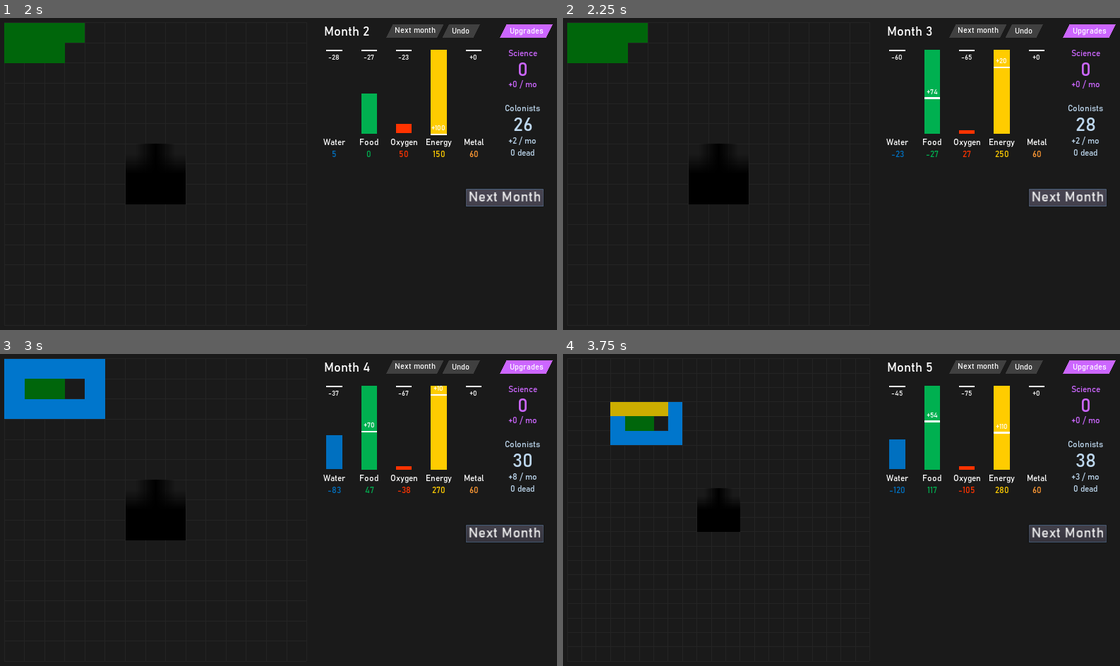
Above: before the commit, frames 1-4 (two rows, left to right).
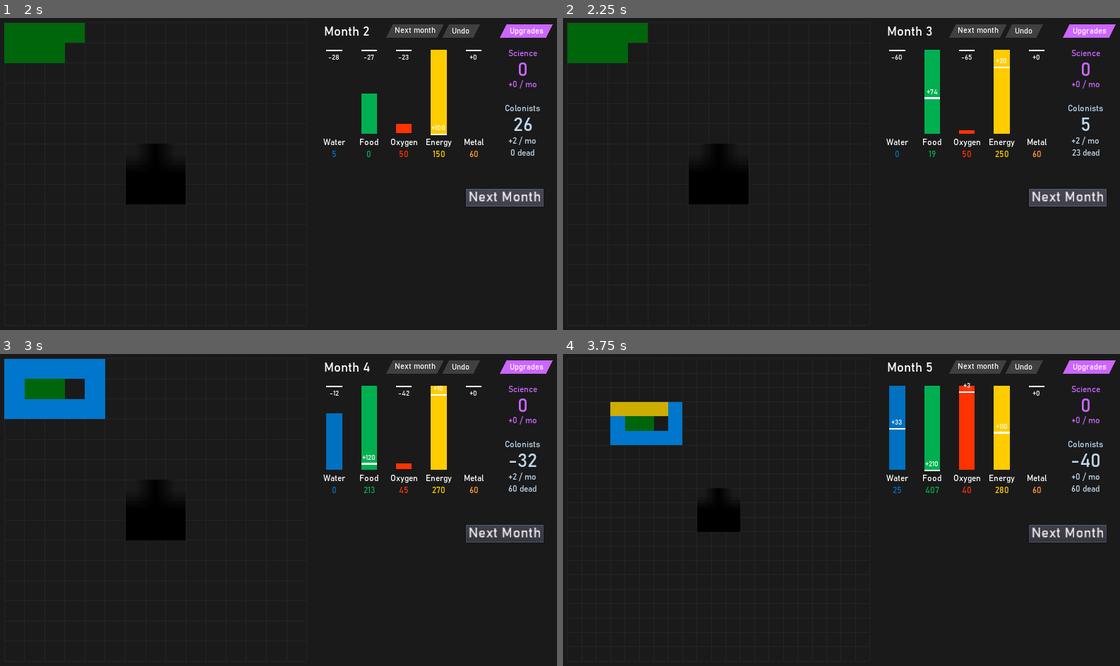
Above: after the commit, the same moments.

Repository: sirknightj/CEV-1
Game: Godot game, scene res://scenes/MainGameScene.tscn
The game is run twice, just before and just after one commit, with the same random seed, the same clock (stepped at 60 frames per second) and the same inputs.
Inputs (mouse positions are in pixels of both pictures, inside the frame that each line leads up to):
- Up to frame 1 (2 s): click "Next Month" at 0.5 s; click "Next Month" at 1.25 s
- Up to frame 2 (2.25 s): click "Next Month" at 2 s
- Up to frame 3 (3 s): tap Enter at 2.75 s; drag from (155, 491) to (16, 369) at 2.77 s
- Up to frame 4 (3.75 s): tap Space at 3.5 s; drag from (696, 510) to (579, 369) at 3.52 s

Frame 1 is identical in both runs. In frame 2, 0.2% of the frame differs, in the area x 59-97%, y 31-45%; in frame 3, 0.6%; in frame 4, 1.6%, in the area x 58-97%, y 9-45%.

Commit message:
Keep track of dead colonists

Diff:
--- a/source/scripts/GameObjs.gd
+++ b/source/scripts/GameObjs.gd
@@ -50,8 +50,12 @@
 			assert(GameData.is_resource_type(type))
 			resources[type].reserves = reserves[type]
 
+	func give(type : int, amount : float):
+		assert(amount > 0 and GameData.is_resource_type(type))
+		resources[type].reserves += amount
+
 	func consume(type : int, amount : float):
-		assert(amount > 0)
+		assert(amount > 0 and GameData.is_resource_type(type))
 		resources[type].reserves -= amount
 
 	func get_reserve(type : int) -> float:
--- a/source/scripts/GameStats.gd
+++ b/source/scripts/GameStats.gd
@@ -9,6 +9,7 @@
 var grid_size : int # the number of squares the grid is at the moment
 
 var turn : int # The current month
+var dead : int # The number of dead colonists
 
 var _initial_reserves = {
 	GameData.ResourceType.FOOD: 100.0,
@@ -41,6 +42,7 @@
 func _ready():
 	grid_size = 15
 	turn = 0
+	dead = 0
 	resources = GameObjs.Resources.new()
 	resources.set_reserves(_initial_reserves)
 
--- a/source/scripts/Graph.gd
+++ b/source/scripts/Graph.gd
@@ -127,5 +127,5 @@
 	$ColonistsStore.text = _to_str(resources.get_reserve(GameData.ResourceType.PEOPLE), false)
 	$ColonistsDiff.text = _to_str(resources.get_income(GameData.ResourceType.PEOPLE), true, resources.get_reserve(GameData.ResourceType.PEOPLE)) + " / mo"
 	# TODO: set dead colonists correctly:
-	var dead = 0
+	var dead = GameStats.dead
 	$ColonistsDead.text = _to_str(dead, false) + " dead"
--- a/source/scripts/MainGameScene.gd
+++ b/source/scripts/MainGameScene.gd
@@ -54,6 +54,19 @@
 	for building in get_tree().get_nodes_in_group("buildings"):
 		for resource in GameData.ResourceType.values():
 			GameStats.resources.add_effect(resource, building.get_effect(resource))
+	# Handle colonists dying
+	var dead_colonists : int = 0
+	for resource in GameData.PEOPLE_RESOURCE_CONSUMPTION:
+		if GameStats.resources.get_reserve(resource) < 0:
+			var colonists_unsupported : int = -ceil(GameStats.resources.get_reserve(resource) / GameData.PEOPLE_RESOURCE_CONSUMPTION[resource])
+			if dead_colonists < colonists_unsupported:
+				dead_colonists = colonists_unsupported
+	if dead_colonists:
+		GameStats.resources.consume(GameData.ResourceType.PEOPLE, dead_colonists)
+		GameStats.dead += dead_colonists
+		for resource in GameData.PEOPLE_RESOURCE_CONSUMPTION:
+			GameStats.resources.give(resource, GameData.PEOPLE_RESOURCE_CONSUMPTION[resource] * dead_colonists)
+		print(str(dead_colonists) + " people died!")
 
 func aggregate_resources() -> Dictionary:
 	var dict : Dictionary = {}
